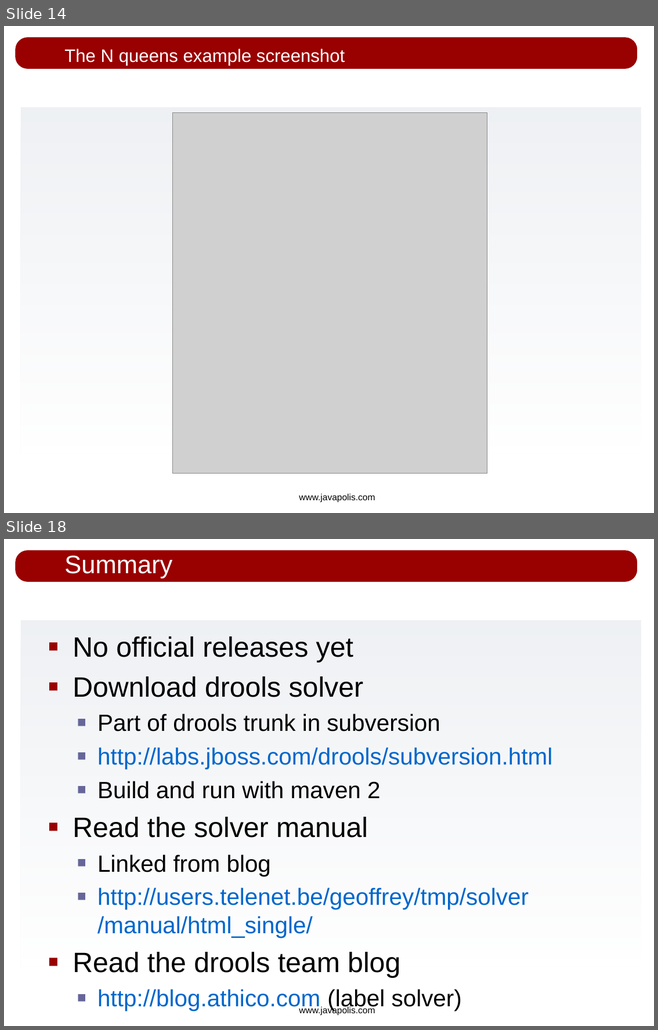
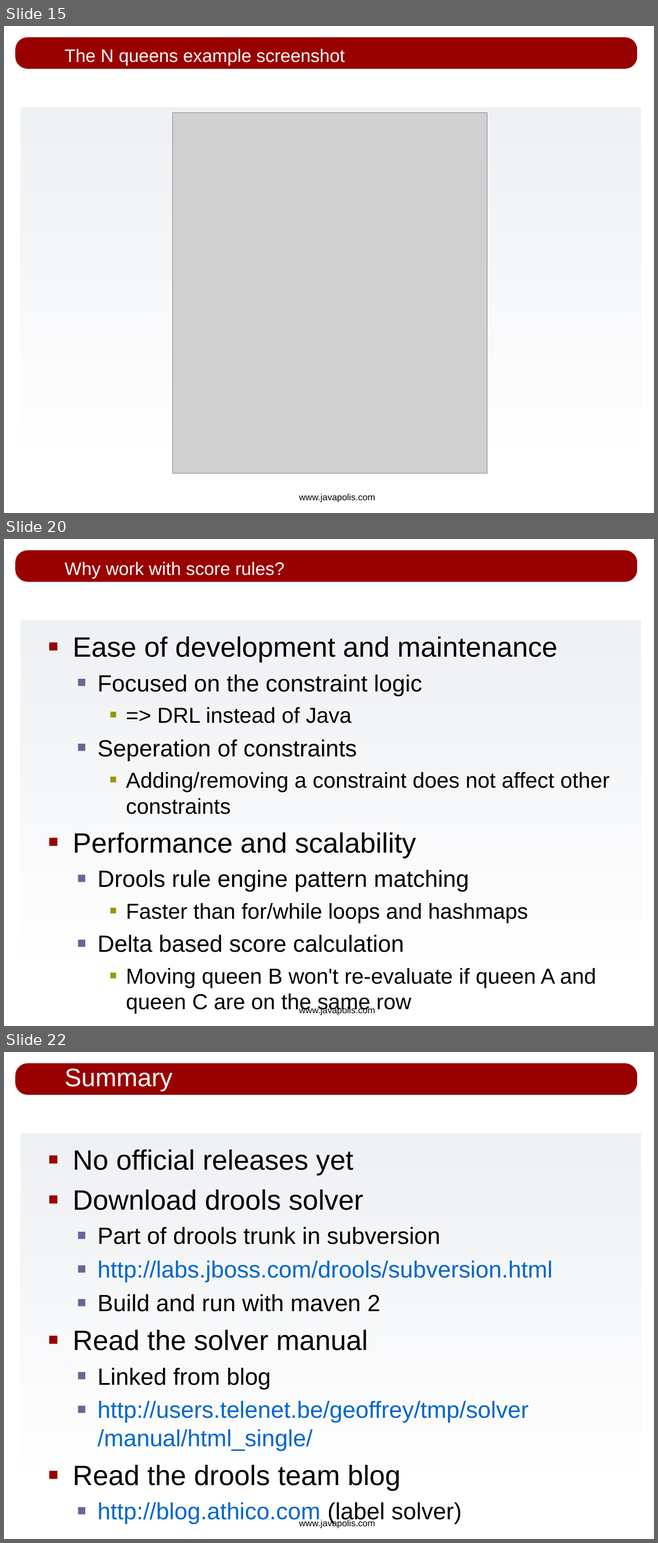
Before and after one commit to bobmcwhirter/drools, a slide deck: drools-solver/src/presentations/drools-solver_javapolis_2007.odp. Shown one above the other, each under a label of ours: slides 14 and 18 before the commit, slides 15, 20 and 22 after it; the slides between them are not shown. The pictures are 658x1030 and 658x1543 pixels, drawn with LibreOffice and Linux fonts; fonts in the diff are those of the drawing; grey boxes stand for pictures; background and template pictures are left out. Boxes give left, top, right and bottom in pixels: in the first picture for what was removed or moved away, otherwise in the second. Text is boxed around its words. In the diff, an @@ line names an element or a change of style, - is before the commit and + after.

```diff
--- a/drools-solver/src/presentations/drools-solver_javapolis_2007.odp
+++ b/drools-solver/src/presentations/drools-solver_javapolis_2007.odp
@@ slide 20 added at [4,539,654,1026], background #FFFFFF; not listed: 3 template elements that a slide beside it also shows @@
@@ title added at [64,562,285,578], 20 pt, text #FFFFFF @@
+Why work with score rules?
@@ text added at [72,636,610,1014], 24 pt, text #000000 @@
+■ Ease of development and maintenance
+  ■ Focused on the constraint logic
+    ■ => DRL instead of Java
+  ■ Seperation of constraints
+    ■ Adding/removing a constraint does not affect other constraints
+■ Performance and scalability
+  ■ Drools rule engine pattern matching
+    ■ Faster than for/while loops and hashmaps
+  ■ Delta based score calculation
+    ■ Moving queen B won't re-evaluate if queen A and queen C are on the same row
@@ what was slide 14 is now slide 15 @@
@@ what was slide 18 is now slide 22 @@
```
Also in this commit, not shown: 3 slides changed, 5 other slides added, 1 slide removed.
